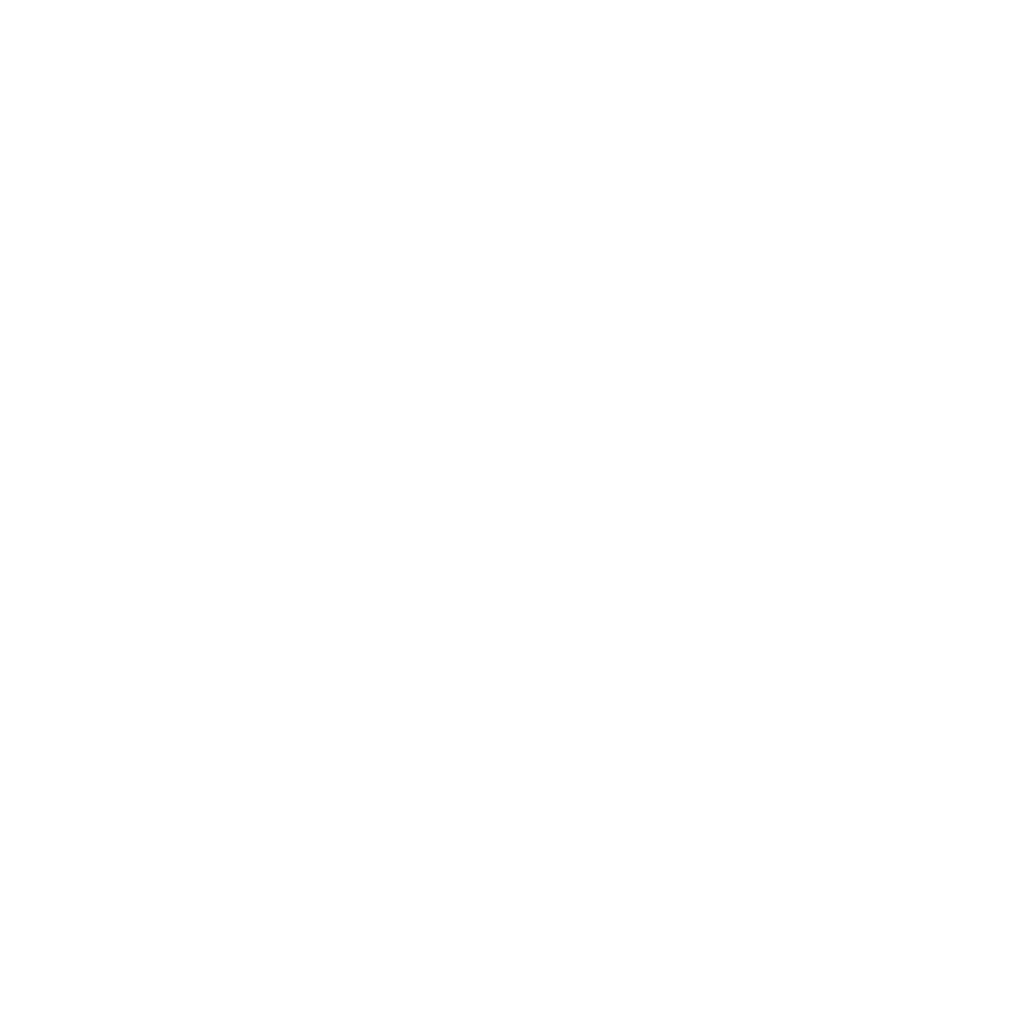
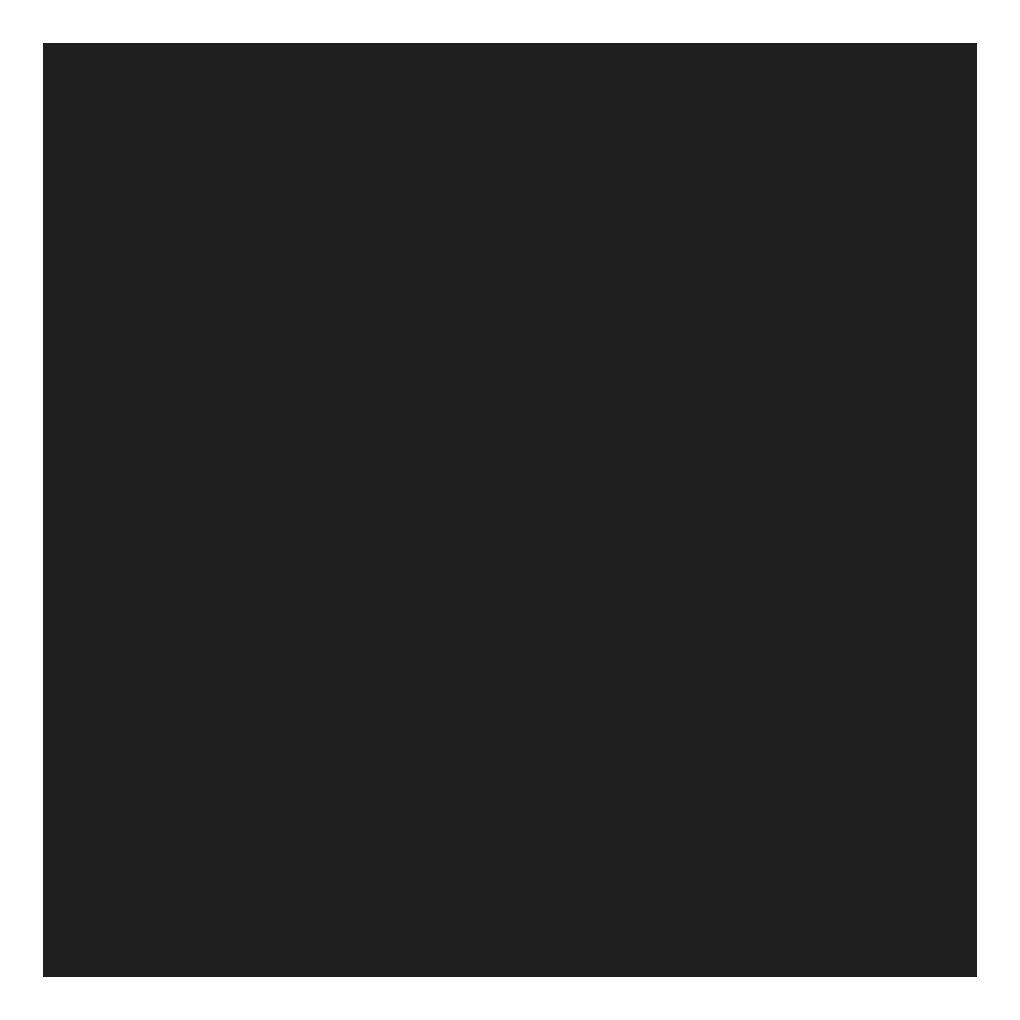
Two versions of the same layered image (1020x1020). Layer-by-layer changes:
hid "Layer 1" over left=297, top=297, right=723, bottom=723
showed "black background" over left=43, top=43, right=977, bottom=977
